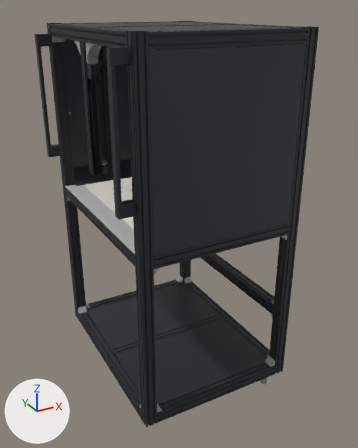
The COLLADA model assets/body/cell/meshes/visual/cell_base_link.dae as it was, and as the next commit left it.
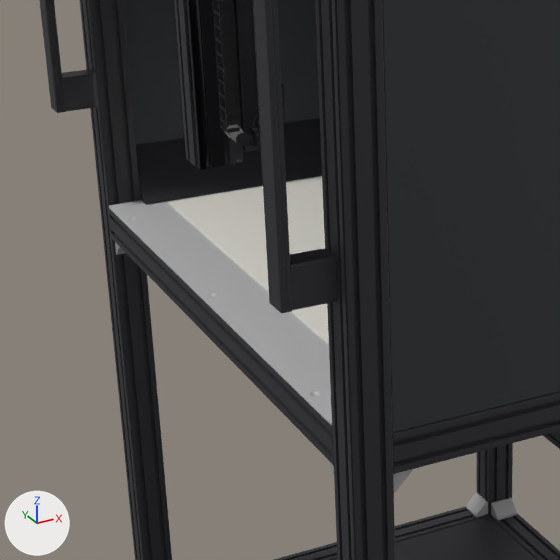
Old and new are each drawn whole from a 50 mm camera at (-0.74, -2.22, 0.96) aimed at (0.45, -0.06, -0.12) and again close up on the part from 9% to 57% of the width and 27% to 66% of the height. Every picture has the same lights, and +X, +Y and +Z are marked at lower left. The last two pictures show the newer version. Vertices at exactly the same position are counted once.

Objects in the first close-up: 'node4', 'white_sheet'.
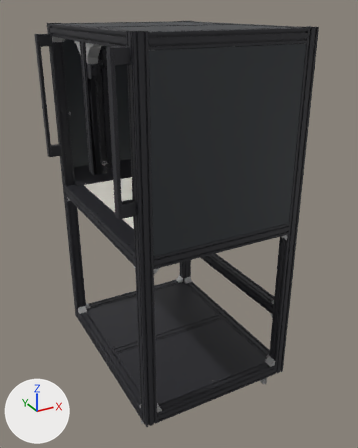
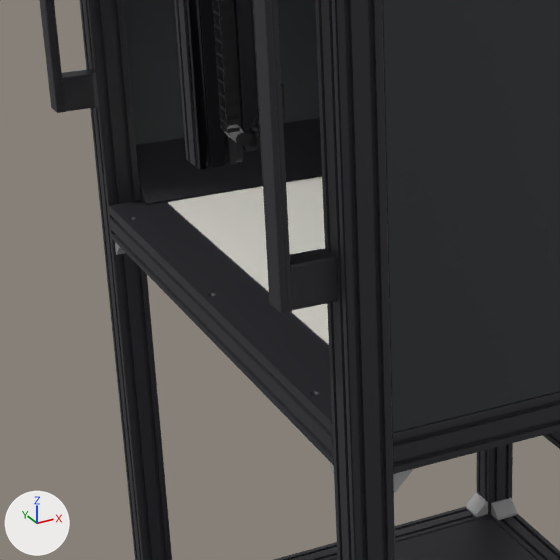
Commit message: Use the black frame material for the Cell metal tabletop

What differs and where, as boxes (x1, y1, x2, y2) in the close-ups (560 x 560 px):
```json
{"part": 1, "of": "me_80c95bbc61f9453fb8426f7ba9016b8b", "change": "recoloured", "before": [109, 176, 332, 425], "after": [109, 176, 332, 425], "on screen": "light grey to black"}
```

Scene script edits in JSON lines:
```json
{"block": "me_80c95bbc61f9453fb8426f7ba9016b8b", "where": "me_80c95bbc61f9453fb8426f7ba9016b8b.from_pydata(...)  # 18095 vertices, 36589 faces; spans x -0.08..0.85, y -0.55..0.55, z -1.01..0.88"}
{"block": "me_80c95bbc61f9453fb8426f7ba9016b8b", "where": "# used by ob_node4; location = (0.0, 0.0, 0.0)"}
{"block": "me_80c95bbc61f9453fb8426f7ba9016b8b", "change": "me_80c95bbc61f9453fb8426f7ba9016b8b part 1: all 658 faces that had it switch from mat_tabletop (light grey #c4c4c4) to mat_frame (black #27272c)"}
```
